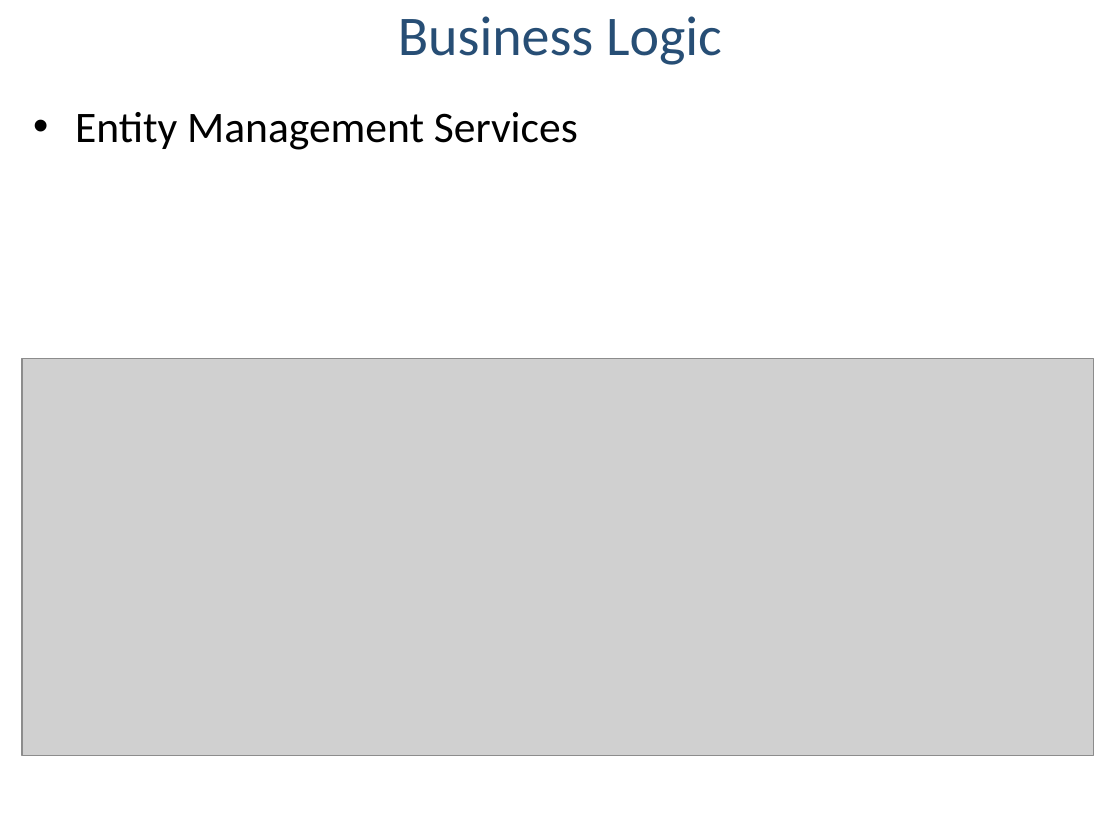
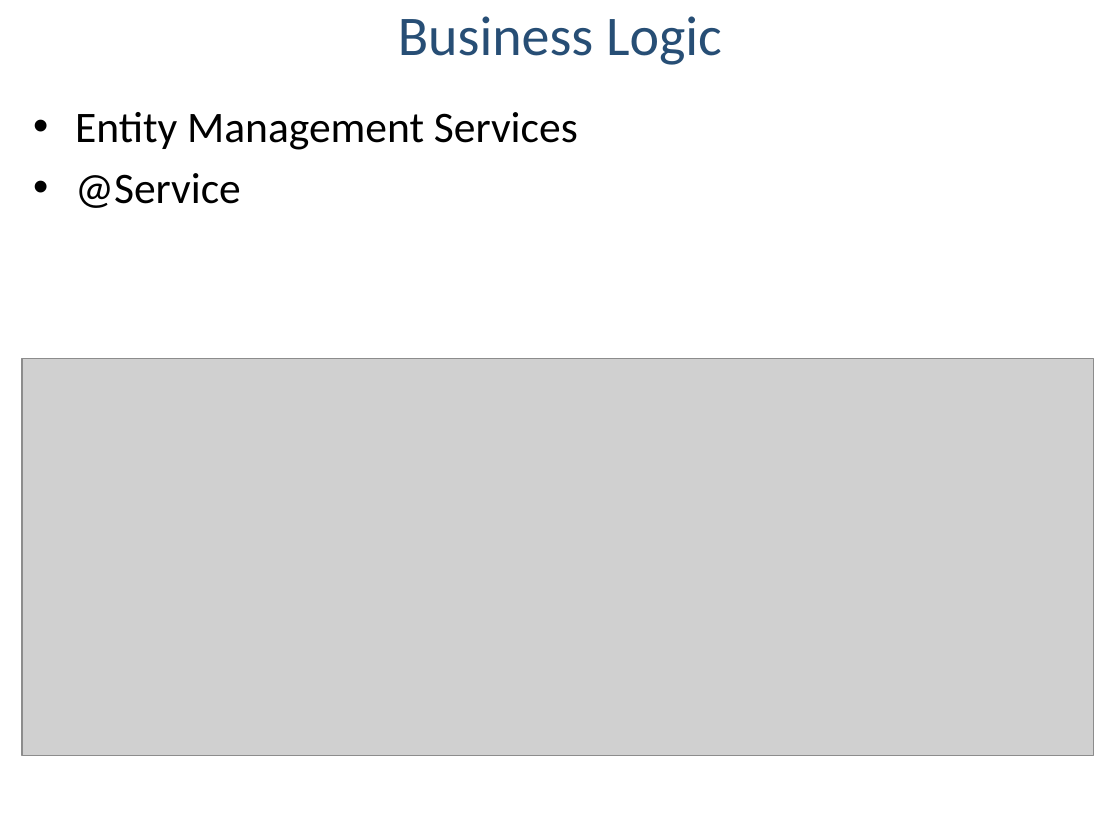
Before and after one commit to alvelikanova/svn-sheepdog, a slide deck: slide 9 of Presentation/SVN-Sheepdog.pptx. Drawn at 1120x840 pixels with LibreOffice and Linux fonts; fonts in the diff are those of the drawing; grey boxes stand for pictures; background and template pictures are left out. Boxes give left, top, right and bottom in pixels: in the first picture for what was removed or moved away, otherwise in the second. Text is boxed around its words. In the diff, an @@ line names an element or a change of style, - is before the commit and + after.

```diff
--- a/Presentation/SVN-Sheepdog.pptx
+++ b/Presentation/SVN-Sheepdog.pptx
@@ text at [75, 173, 241, 208]: paragraph added @@
+• @Service
```
Also in this commit, not shown: 2 other slides changed.
